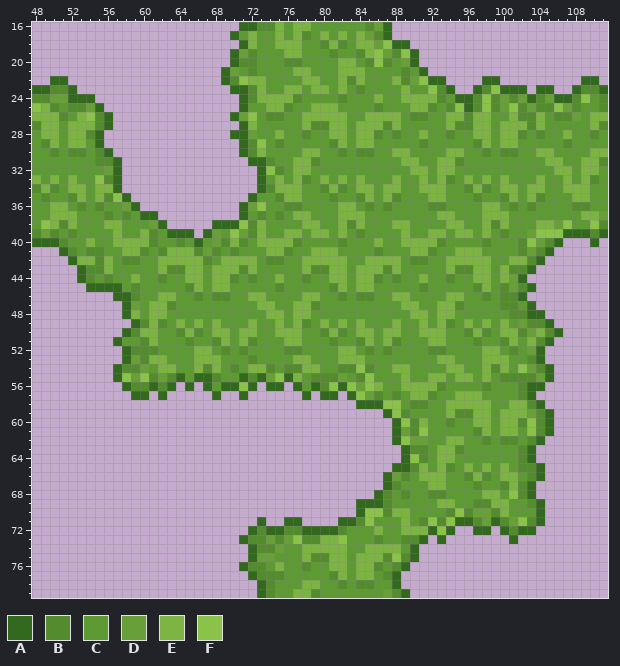
Edited in one commit: pixel-art file (Assets/Arts/TileMap_TileRule/Land/GrassTile02.aseprite). The picture above was drawn from the file before the commit.
160x160 pixels, 1 frame. Shown: x 48..111, y 16..79.
Visible layers, top first: "Layer 2", "Layer 1".
Palette (. is transparent): A #33691e  B #558b2f  C #5e9a33  D #689f38  E #7cb342  F #8bc34a
Pixels before (only the part around the change), first column x 48:
16 .......................AABBECEECCCCCCBDA........................
17 ......................ACECCECEBCECECEDBA........................
18 .......................AECCEEECCBEBCEEDFAA......................
19 ......................ADBCCCEECCCBCCBEFDBFA.....................
20 ......................ABBCCCBBCCCCEECBFBCDA.....................
21 .....................ADCBCCCCEECCCEEECCCCBCA....................
22 ..AA.................ABFEECCCCEECCEBECCCEBDFAA....AA.........AA.
23 AABBA.................AABECCEECEECECBCCCCECCFBA..ABFAAA.AA..ABBA
24 BBDDAAA................ABEEEEBCCCCBCCCECCEEEEBCAABFBDBDABDAABFCB
25 FEBCBBDA...............ACCEEBCCEEECCCCBCCCEEBCBFABFBDFBDBBFDBCCB
26 EEEBCEFBA.............ADFCBBCCEEEEECCEEEECBBCCEEBEECCEBBECBBDCEE
27 BEECEEEBA..............AECCCCCEBBEECEEEBECCCCCEBBEECEEEBECCCCCEB
28 CEECEEBA..............AADCCECCBCCEECEEBCBCCECCBCCEECEEBCBCCECCBC
29 CBECEECA...............ABFCBCCCCCBECEECCCCCBCCCCCBECEECCCCCBCCCC
30 CCBCBBCBA..............ABECCCCEECCBCBBCCEECCCCEECCBCBBCCEECCCCEE
31 CCCCCCCBBA..............AABCCEEBCCCCCCCCCEECCEEBCCCCCCCCCEECCEEB
32 CCCCCCCCDA...............AFBCEECCCCCCCCCCCEECEECCCCCCCCCCCEECEEC
33 ECECECCFBA...............ACECEBCECECECCCECCECEBCECECECCCECCECEBC
34 BEBCEECEEA...............ABEEECCBEBCEECEECCEEECCBEBCEECEECCEEECC
35 CBCCBECEBFA.............ACCBEECCCBCCBECEBCCCEECCCBCCBECEBCCCEECC
36 CCEECBCBCCDA...........ADFCCBBCCCCEECBCBCCCCBBCCCCEECBCBCCCCBBCC
37 CCEEECCCBCBCAA.........ACBCBCEECCCEEECCCCCCCCEECCCEEECCCCCCCCEED
38 CFEBECCCEECCCDA.....AAAFBECCCCEECCEBECCCEECCCCEECCEBECCCEEDFCCFB
39 BDBCBCCCCECCEBCAAA.ADCFDBECCEECEECECBCCCCECCEECEECECBCCDFFFAAABA
40 AAABCCECCEEEEBCCBCACDBEBCEEEEBCCCCBCCCECCEEEEBCCCCBCCCBFDBA...A.
41 ...ABCBBCCEEBCBEEEBDBCBCCCEEBCCEEECCCCBCCCEEBCCEEECCCCBDBA......
42 ....AEEBECBBCCEEEEEBCEEEECBBCCEEEEECCEEEECBBCCEEEEECCEEBA.......
43 .....ABBECCCCCEBBEECEEEBECCCCCEBBEECEEEBECCCCCEBBEECEBBA........
44 .....ABCBCCECCBCCEECEEBCBCCECCBCCEECEEBCBCCECCBCCEECEDA.........
45 ......AAAACBCCCCCBECEECCCCCBCCCCCBECEECCCCCBCCCCCBECBDBA........
46 .........AABCCEECCBCBBCCEECCCCEECCBCBBCCEECCCCEECCBCBBA.........
47 ..........ADCEEBCCCCCCCCCEECCEEBCCCCCCCCCEECCEEBCCCCBBCA........
48 ..........AECEECCCCCCCCCCCEECEECCCCCCCCCCCEECEECCCCCCBBAA.......
49 ...........ABEBCECECECCCECCECEBCECECECCCECCECEBCECECECDBBA......
50 ..........ABEECCBEBCEECEECCEEECCBEBCEECEECCEEECCBEBCEEBDEBA.....
51 .........ACCBECCCBCCBECEBCCCEECCCBCCBECEBCCCEECCCBCCBECEBA......
52 ..........ABBBCCCCEECBCBCCCCBBCCCCEECBCBCCCCBBCCCCEECBCDA.......
53 ..........ADBEECCCEEECCCBCCCCEECCCEEECCCCCCCCEECCCEEECCBA.......
54 .........ABBDCEECCEBECBCEEBCBBEECCBBFBCCEECCCCEECCEBECFDBA......
55 .........AFDFBDBACAABCCABADFAECBBBDCBFCCCECCEECEECECBBBBDA......
56 ..........ABBABA.A.ACAAFA.AA.ACABFAFDFECCEEEEBCCCCBCCCBAA.......
57 ...........AA.A.....A..A......A.AA.AFDBCBCEEBCCEEECCCCBA........
58 ....................................AAAFFCBBCCEEEEECCEEBA.......
59 .......................................AFBCCCCEBBEECEEEDBA......
60 ........................................AFBECCBCCEECEEBFBA......
61 ........................................ADBFCCCCCBECEECFBA......
62 ........................................AFDDCCEECCBCBBCBA.......
63 .........................................ABBCEEBCCCCCCBA........
64 .........................................AFBCEECCCCCCCBA........
65 ........................................AABECEBCECECECBBA.......
66 .......................................ADBCEEECCBEBCEECBA.......
67 .......................................ABCCCEECCCBCCBEBA........
68 ......................................ABCBCCBBCCCCEECFBA........
69 ....................................AAABCCCCCEECCBBEECCBA.......
70 ....................................AFFBEECCCCBFBDDBECCCA.......
71 .........................A..AA....AABFCCCECBFBFAABDABDFBA.......
72 ........................ABAABBAAAABCCCECCEEEAFA..AA.ABAA........
73 .......................ABBDBDFBBEEFCCCBCCBBA.A.......A..........
74 ........................ABBDCCEEEEECCEEEECA.....................
75 ........................ADDCCCEBBEECEEEBFBA.....................
76 .......................ABBCECCBCCEECEEBCBA......................
77 ........................ABBBCCCCCBECEECBA.......................
78 .........................ABCCCEECCBCBBCCA.......................
79 .........................ABCCEEBCCCCCCCDBA......................
Now the later version:
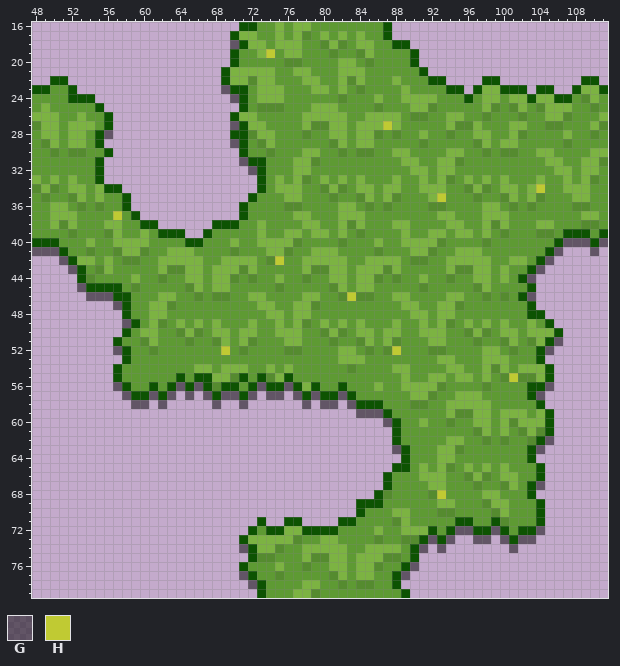
Colours new in this view: G #00000080  H #c0ca33
What changed:
layer "Layer 3" added
layer "Shadow" opacity 50% added
colour A: #33691e -> #0d5302
y 16: x 73..74 BB -> CC; x 85..86 BD -> CC
y 17: x 71 C -> E; x 85..86 DB -> CC
y 18: x 70 . -> G; x 73 C -> E; x 86..87 DF -> CC
y 19: x 71..74 DBCC -> CCEH; x 86..89 FDBF -> CCCC
y 20: x 71..72 BB -> CC; x 86..87 FB -> CC; x 89 D -> C
y 21: x 70..74 DCBCC -> EEEEE; x 89 B -> C
y 22: x 70..72 BFE -> EEB; x 74 C -> E; x 89..91 BDF -> CCC
y 23: x 50..51 BB -> CC; x 69 . -> G; x 72 B -> C; x 74..77 CCEE -> EECC; x 92..93 FB -> CC; x 95 . -> A; x 98..99 BF -> EE; x 109..110 BB -> EE
y 24: x 48..51 BBDD -> CCCC; x 70 . -> G; x 72 B -> C; x 76..77 EB -> CC; x 93 B -> C; x 95 A -> C; x 97..102 BFBDBD -> CEECEE; x 104..105 BD -> EE; x 108..111 BFCB -> CBEC
y 25: x 48 F -> C; x 50 B -> C; x 52..54 BBD -> CCC; x 73..76 CEEB -> BBBC; x 94..98 BFABF -> CCCCE; x 100..103 DFBD -> CBEC; x 105..108 BFDB -> EEEC; x 110..111 CB -> BC
y 26: x 51 B -> C; x 54..55 FB -> CC; x 71..72 DF -> EE; x 74..75 BB -> CC; x 96..98 BEE -> CCB; x 101 E -> C; x 103..106 BECB -> CCEE; x 108 D -> C; x 110 E -> C
y 27: x 55 B -> C; x 70 . -> G; x 73 C -> E; x 87 B -> H; x 98 E -> C; x 100 E -> C; x 103..106 BECC -> CCBB
y 28: x 54 B -> C; x 56 . -> G; x 72..75 DCCE -> BEEC; x 100 E -> C; x 104 B -> C
y 29: x 70 . -> G; x 72..75 BFCB -> CBEC
y 30: x 55 B -> C; x 72..74 BEC -> CCB
y 31: x 55..57 BBA -> A..; x 71 . -> G; x 74 B -> C
y 32: x 55..57 CDA -> A..; x 72 . -> G; x 74..75 FB -> CC
y 33: x 55..57 FBA -> A..
y 34: x 56 E -> A; x 74 B -> C; x 104 E -> H
y 35: x 56..57 BF -> CC; x 75 B -> C; x 93 E -> H
y 36: x 58..59 DA -> A.; x 72..73 DF -> CC
y 37: x 56..61 BCBCAA -> CHCA..; x 73 B -> C; x 75 B -> C; x 111 D -> C
y 38: x 49 F -> C; x 60..62 CDA -> AA.; x 71..72 FB -> CC; x 106..107 DF -> CC; x 109..111 CFB -> BBC
y 39: x 48..50 BDB -> CCC; x 56 C -> B; x 61..62 BC -> CA; x 65 A -> .; x 68 D -> C; x 70..72 FDB -> CCC; x 103..106 DFFF -> CBBC; x 110 B -> C
y 40: x 51 B -> C; x 61 B -> C; x 64..65 BC -> CA; x 68..69 DB -> CC; x 71 B -> C; x 102..105 BFDB -> CCCC; x 107..109 ... -> GGG; x 111 . -> G
y 41: x 48..50 ... -> GGG; x 52 B -> C; x 55 B -> C; x 57 C -> B; x 62 B -> C; x 66..68 BDB -> CCC; x 102..104 BDB -> CCC; x 106 . -> G; x 110 . -> G
y 42: x 51 . -> G; x 55 B -> C; x 67 B -> C; x 75 B -> H; x 103 B -> C; x 105 . -> G
y 43: x 52 . -> G; x 54 B -> C; x 101..102 BB -> CC; x 104 . -> G
y 44: x 56 B -> C; x 101 D -> C; x 103 . -> G
y 45: x 53 . -> G; x 100..102 BDB -> CCC
y 46: x 54..56 ... -> GGG; x 59 B -> C; x 83 C -> H; x 101 B -> C; x 103 . -> G
y 47: x 57 . -> G; x 59 D -> C; x 100..101 BB -> CC
y 48: x 59 E -> C; x 101..102 BB -> CC
y 49: x 58 . -> G; x 60 B -> C; x 102..104 DBB -> CEC
y 50: x 59 B -> C; x 102..103 BD -> CE; x 105 B -> E
y 51: x 103..104 EB -> BE; x 106 . -> G
y 52: x 57 . -> G; x 59..60 BB -> CC; x 66..67 EE -> CC; x 69 B -> H; x 88 C -> H; x 103 D -> C; x 105 . -> G
y 53: x 59..62 DBEE -> CCCC; x 66..68 EEE -> CCC; x 72 B -> C; x 77..78 EE -> CC; x 103 B -> C
y 54: x 58..60 BBD -> CCC; x 62..63 EE -> CC; x 67..74 BECBCEEB -> ECEEECCE; x 76..79 BBEE -> ECCC; x 82 B -> C; x 84..85 FB -> CC; x 102..104 FDB -> EEE
y 55: x 58..63 FDFBDB -> CCCCCC; x 68..70 BCC -> EEB; x 72 B -> C; x 74..75 DF -> BE; x 77 E -> C; x 79..82 BBBD -> CCCC; x 84..85 BF -> CC; x 101 B -> H; x 104 D -> E
y 56: x 57 . -> G; x 59..60 BB -> CC; x 62 B -> C; x 64 . -> G; x 66 . -> G; x 68 C -> B; x 71 F -> C; x 73 . -> G; x 76 . -> G; x 78 C -> E; x 80..81 BF -> CC; x 83..85 FDF -> CCC; x 102 B -> C; x 105 . -> G
y 57: x 58 . -> G; x 61 . -> G; x 63 . -> G; x 65 . -> G; x 67 . -> G; x 69..70 .. -> GG; x 72 . -> G; x 74..75 .. -> GG; x 77 . -> G; x 79 . -> G; x 82 . -> G; x 84..86 FDB -> CCC; x 88 B -> C; x 102 B -> C; x 104 . -> G
y 58: x 59..60 .. -> GG; x 62 . -> G; x 68 . -> G; x 71 . -> G; x 78 . -> G; x 80..81 .. -> GG; x 83 . -> G; x 87..88 FF -> CC; x 101..103 EEB -> CCC
y 59: x 84..86 ... -> GGG; x 88..89 FB -> CC; x 103..104 DB -> CE
y 60: x 87 . -> G; x 89..90 FB -> CC; x 101..104 EBFB -> BEEE
y 61: x 89..91 DBF -> CCC; x 101..103 ECF -> CBE
y 62: x 89..91 FDD -> CCC; x 101 B -> C; x 105 . -> G
y 63: x 88 . -> G; x 90..91 BB -> CC; x 102 B -> C; x 104 . -> G
y 64: x 90..91 FB -> CC; x 102 B -> C
y 65: x 90 B -> C; x 102..103 BB -> CC
y 66: x 88..89 DB -> CC; x 103 B -> C
y 67: x 88 B -> C; x 102 B -> C; x 104 . -> G
y 68: x 89 B -> C; x 93 B -> H; x 101..102 FB -> CC
y 69: x 87 B -> C; x 97 B -> C; x 103 B -> C
y 70: x 85..87 FFB -> CCC; x 93 C -> B; x 95..98 FBDD -> CCCC
y 71: x 84..85 BF -> CC; x 88 C -> B; x 91..94 BFBF -> CCCC; x 97..98 BD -> CC; x 101..103 DFB -> CCC
y 72: x 73 B -> C; x 76..77 BB -> EE; x 82 B -> C; x 93 F -> C; x 95..96 .. -> GG; x 99 . -> G; x 101 B -> C; x 104 . -> G
y 73: x 72..79 BBDBDFBB -> EEEEEBCC; x 82 F -> C; x 92 . -> G; x 94 . -> G; x 97..98 .. -> GG; x 100 . -> G; x 102..103 .. -> GG
y 74: x 71 . -> G; x 73..75 BBD -> EEB; x 91 . -> G; x 93 . -> G; x 101 . -> G
y 75: x 73..74 DD -> BB; x 88..89 FB -> BC
y 76: x 72..73 BB -> CC; x 88 B -> C; x 90 . -> G
y 77: x 71 . -> G; x 73..74 BB -> CC; x 87 B -> C; x 89 . -> G
y 78: x 72 . -> G; x 74 B -> C
y 79: x 74 B -> C; x 87..88 DB -> CC
Changed places in both pictures, as pixel boxes (x1, y1, x2, y2):
changed: (32, 22, 608, 598)
